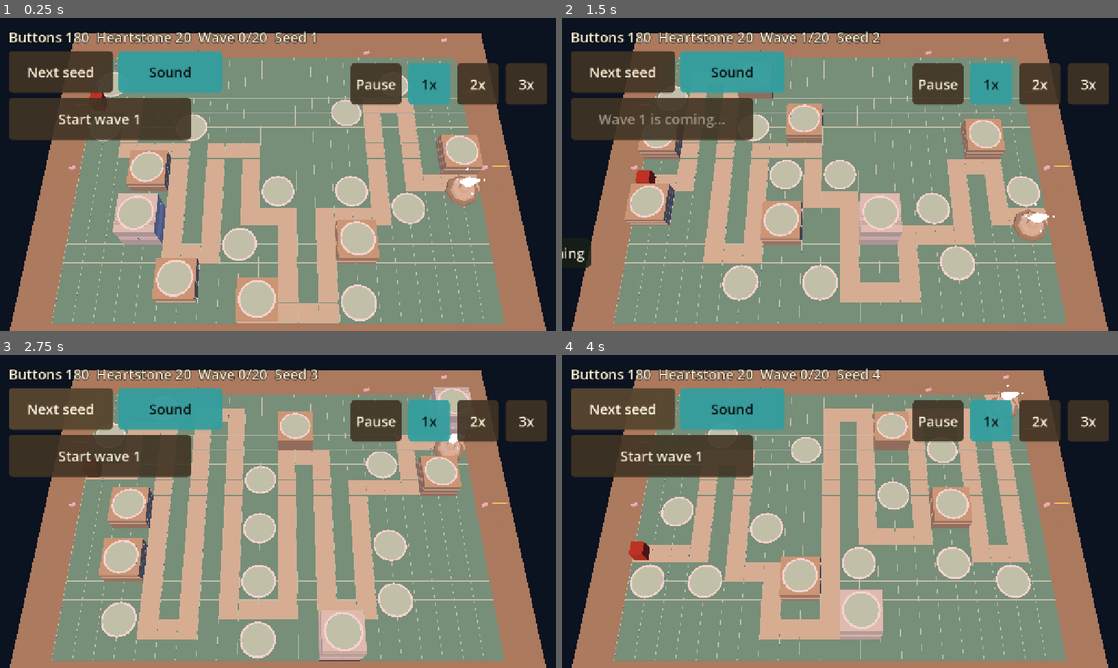
Above: before the commit, frames 1-4 (two rows, left to right).
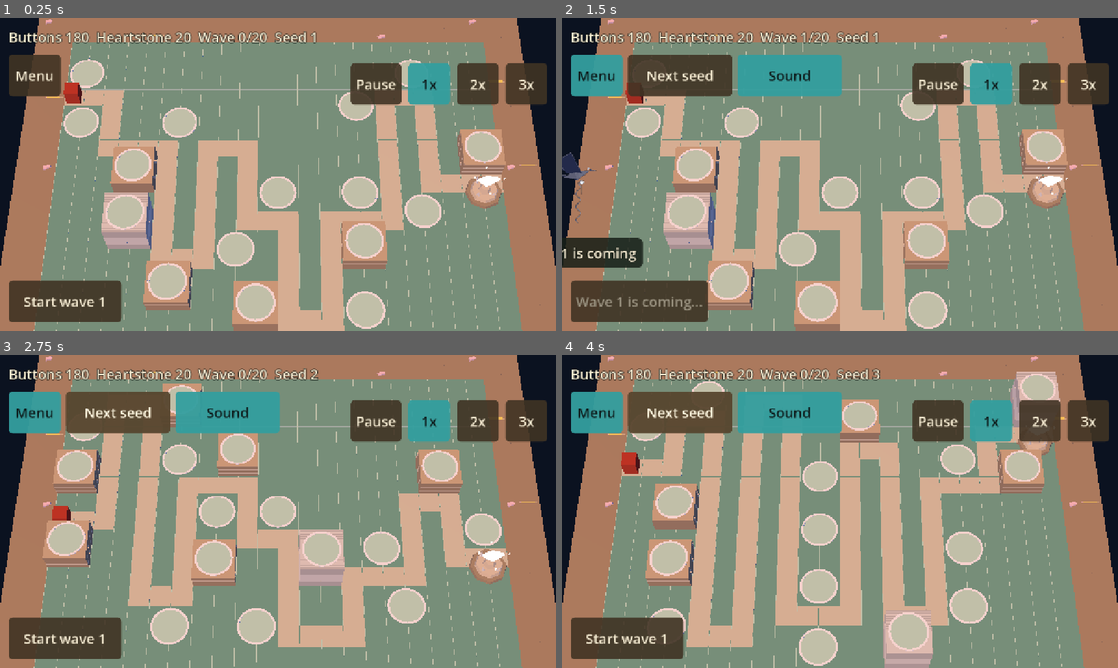
Above: after the commit, the same moments.

Repository: juanpalopez/psychic-bassoon
Game: Godot game, scene res://main.tscn
The game is run twice, just before and just after one commit, with the same random seed, the same clock (stepped at 60 frames per second) and the same inputs.
Inputs (mouse positions are in pixels of both pictures, inside the frame that each line leads up to):
- Up to frame 1 (0.25 s): no input
- Up to frame 2 (1.5 s): click (595, 74) at 0.5 s, where only the run after the commit has a clickable "Menu"; click "Start wave 1" at 1.25 s
- Up to frame 3 (2.75 s): click "Next seed" at 2 s
- Up to frame 4 (4 s): click "Start wave 1" at 2.75 s; click "Next seed" at 3.5 s

The runs differ from the first frame. In frame 1, 48% of the frame differs, in the area x 0-100%, y 0-100%; in frame 2, 57%; in frame 3, 59%; in frame 4, 62%.

Commit message:
feat(render): steeper camera, a lighter HUD and bigger units
Pitch 62 to 56 degrees with a 20 degree field of view, so pinching no longer
tilts the board to a shallow angle. The build menu and tower panel are a strip
along the bottom, Next seed and Sound move behind a Menu button, Start wave
sits bottom-left, foes and guards are bigger, and the crow is centred on the
real viewport width.

Closes #253

Co-Authored-By: Claude Sonnet 5.5 <noreply@anthropic.com>
Claude-Session: https://claude.ai/code/session_013kCD1gD2mF2bzJQYitQCV3

Diff:
--- a/godot/main.gd
+++ b/godot/main.gd
@@ -10,6 +10,9 @@
 extends Node3D
 
 const EARLY_RULES := preload("res://content/game_rules.gd")
+## The view a run starts in: a little closer than the whole board, so cells and units read
+## well; pinching out shows the whole board.
+const START_ZOOM := 0.0
 const MESSAGE_SECONDS := 2.0
 const FREE_COLOUR := Color(0.2, 0.9, 0.9, 0.55)
 const BLOCKED_COLOUR := Color(0.95, 0.3, 0.25, 0.55)
@@ -44,12 +47,19 @@
 @onready var _ring: RangeRing = $RangeRing
 @onready var _next_seed: Button = $Hud/NextSeed
 @onready var _sound: Button = $Hud/Sound
+@onready var _menu_button: Button = $Hud/MenuButton
 
 
 func _ready() -> void:
 	var from_url: Variant = _seed_from_url()
 	_start(from_url if from_url is int else _board.map_seed)
+	_rig.set_zoom(START_ZOOM)
 	add_child(_audio)
+	_menu_button.toggled.connect(
+		func(on: bool) -> void:
+			_next_seed.visible = on
+			_sound.visible = on
+	)
 	_sound.toggled.connect(func(on: bool) -> void: _audio.set_muted(not on))
 	$Hud.add_child(_crow)
 	_next_seed.pressed.connect(func() -> void: _start(_game.seed + 1))
--- a/godot/main.tscn
+++ b/godot/main.tscn
@@ -60,75 +60,88 @@
 
 [node name="Hud" type="CanvasLayer" parent="."]
 
+[node name="MenuButton" type="Button" parent="Hud"]
+theme = ExtResource("10_theme")
+custom_minimum_size = Vector2(120, 96)
+offset_left = 20.0
+offset_top = 84.0
+offset_right = 140.0
+offset_bottom = 180.0
+toggle_mode = true
+text = "Menu"
+
 [node name="NextSeed" type="Button" parent="Hud"]
+visible = false
 theme = ExtResource("10_theme")
 custom_minimum_size = Vector2(240, 96)
-offset_left = 20.0
-offset_top = 76.0
-offset_right = 260.0
-offset_bottom = 172.0
+offset_left = 152.0
+offset_top = 84.0
+offset_right = 392.0
+offset_bottom = 180.0
 text = "Next seed"
 
 [node name="Sound" type="Button" parent="Hud"]
+visible = false
 theme = ExtResource("10_theme")
 custom_minimum_size = Vector2(240, 96)
-offset_left = 272.0
-offset_top = 76.0
-offset_right = 512.0
-offset_bottom = 172.0
+offset_left = 404.0
+offset_top = 84.0
+offset_right = 644.0
+offset_bottom = 180.0
 toggle_mode = true
 button_pressed = true
 text = "Sound"
 
 [node name="LaunchWave" type="Button" parent="Hud"]
 theme = ExtResource("10_theme")
-custom_minimum_size = Vector2(420, 96)
+custom_minimum_size = Vector2(260, 96)
+anchor_top = 1.0
+anchor_bottom = 1.0
 offset_left = 20.0
-offset_top = 184.0
-offset_right = 440.0
-offset_bottom = 280.0
+offset_top = -116.0
+offset_right = 280.0
+offset_bottom = -20.0
+grow_vertical = 0
 text = "Start wave 1"
 
 [node name="Message" type="Label" parent="Hud"]
 theme = ExtResource("10_theme")
 visible = false
 anchor_left = 0.5
-anchor_top = 1.0
 anchor_right = 0.5
-anchor_bottom = 1.0
 offset_left = -400.0
-offset_top = -96.0
+offset_top = 84.0
 offset_right = 400.0
-offset_bottom = -40.0
+offset_bottom = 140.0
 grow_horizontal = 2
 horizontal_alignment = 1
 
 [node name="BuildMenu" type="PanelContainer" parent="Hud"]
 theme = ExtResource("10_theme")
 anchor_left = 1.0
-anchor_top = 0.5
+anchor_top = 1.0
 anchor_right = 1.0
-anchor_bottom = 0.5
-offset_left = -540.0
-offset_top = -130.0
+anchor_bottom = 1.0
+offset_left = -980.0
+offset_top = -140.0
 offset_right = -20.0
-offset_bottom = 170.0
+offset_bottom = -20.0
 grow_horizontal = 0
-grow_vertical = 2
+grow_vertical = 0
 script = ExtResource("6_menu")
 
 [node name="TowerPanel" type="PanelContainer" parent="Hud"]
 theme = ExtResource("10_theme")
 anchor_left = 1.0
-anchor_top = 0.5
+anchor_top = 1.0
 anchor_right = 1.0
-anchor_bottom = 0.5
-offset_left = -420.0
-offset_top = -150.0
+anchor_bottom = 1.0
+offset_left = -980.0
+offset_top = -140.0
 offset_right = -20.0
-offset_bottom = 250.0
+offset_bottom = -20.0
 grow_horizontal = 0
-grow_vertical = 2
+grow_vertical = 0
 script = ExtResource("9_panel")
 
 [node name="TopBar" type="HBoxContainer" parent="Hud"]
--- a/godot/render/camera_rig.gd
+++ b/godot/render/camera_rig.gd
@@ -1,8 +1,9 @@
 ## The board camera: it frames the whole board, and lets the player pan and zoom.
 ##
 ## The view is one number, `zoom`, from 0 (the whole board in view, looking down
-## at 65 degrees) to 1 (close, looking in at 30 degrees, cells about 120 px wide
-## on the 720 px canvas); a pinch or the mouse wheel moves it. A one-finger drag
+## at 62 degrees) to 1 (close, looking in at 56 degrees, cells about 120 px wide
+## on the 720 px canvas); a pinch or the mouse wheel moves it. The pitch barely changes:
+## a steep, nearly top-down view keeps units and sockets readable at every zoom. A one-finger drag
 ## pans, within the board and rubber-banding back after release. The field of
 ## view is about 35 degrees, landscape.
 ##
@@ -15,8 +16,8 @@
 ## The narrowest screen the rig frames for (a hidden canvas reports no size).
 const MIN_ASPECT := 0.5
 ## The pitch (degrees below the horizon) zoomed out and zoomed in.
-const MAX_PITCH := 65.0
-const MIN_PITCH := 30.0
+const MAX_PITCH := 62.0
+const MIN_PITCH := 56.0
 ## How wide a cell is, in pixels of the 720 px canvas, at the closest zoom.
 const CLOSEST_CELL_PIXELS := 120.0
 ## How far the target may leave the centre, as a share of the board's half size
@@ -31,9 +32,9 @@
 ## How fast the view settles when the finger lets go (per second).
 const SPRING := 14.0
 
-@export var fov_degrees: float = 35.0
+@export var fov_degrees: float = 20.0
 ## Room left around the board, as a share of its size.
-@export var margin: float = 1.05
+@export var margin: float = 1.0
 
 ## 0 is the whole board in view, 1 is the closest view.
 var zoom: float = 0.0
@@ -89,7 +90,7 @@
 	return distance
 
 
-## The pitch for a zoom: 65 degrees zoomed out, 30 degrees zoomed in.
+## The pitch for a zoom: 62 degrees zoomed out, 56 degrees zoomed in.
 static func pitch_for(zoom_value: float) -> float:
 	return lerpf(MAX_PITCH, MIN_PITCH, clampf(zoom_value, 0.0, 1.0))
 
--- a/godot/render/foes_view.gd
+++ b/godot/render/foes_view.gd
@@ -29,9 +29,9 @@
 ## scaled to that height with its feet on the road and faces +Z at yaw 0, keeps its own
 ## materials and is darkened as the foe is hurt; a missing file leaves the capsule.
 const MODELS := {
-	"scrapGoblin": {"path": "res://assets/models/enemies/scrap_goblin.glb", "height": 1.0},
-	"corrugatedOrc": {"path": "res://assets/models/enemies/corrugated_orc.glb", "height": 1.5},
-	"cardboardGolem": {"path": "res://assets/models/enemies/cardboard_golem.glb", "height": 2.4},
+	"scrapGoblin": {"path": "res://assets/models/enemies/scrap_goblin.glb", "height": 1.8},
+	"corrugatedOrc": {"path": "res://assets/models/enemies/corrugated_orc.glb", "height": 2.7},
+	"cardboardGolem": {"path": "res://assets/models/enemies/cardboard_golem.glb", "height": 4.2},
 }
 ## A foe that has not moved yet faces along the road, towards +x.
 const DEFAULT_YAW := PI / 2.0
--- a/godot/render/guards_view.gd
+++ b/godot/render/guards_view.gd
@@ -10,7 +10,7 @@
 ## Feet stand on the lane.
 const GROUND := Board.ROAD_HEIGHT
 const BODY_RADIUS := 0.2
-const BODY_HEIGHT := 0.7
+const BODY_HEIGHT := 1.0
 const BAR_WIDTH := 0.5
 const BAR_THICKNESS := 0.06
 const BAR_GAP := 0.12
--- a/godot/render/shots_view.gd
+++ b/godot/render/shots_view.gd
@@ -16,7 +16,7 @@
 ## Where up the drawn tower a shot leaves it, as a share of its height.
 const MUZZLE_SHARE := 0.8
 ## Where on a foe a shot or beam ends, above the ground.
-const BODY_HEIGHT := 0.4
+const BODY_HEIGHT := 0.7
 const SHOT_COLOUR := Color(1.0, 0.95, 0.6, 1.0)
 const BEAM_COLOUR := Color(0.9, 0.5, 1.0, 1.0)
 const RING_COLOUR := Color(1.0, 0.7, 0.3, 0.35)
--- a/godot/tests/render/test_camera_rig.gd
+++ b/godot/tests/render/test_camera_rig.gd
@@ -1,8 +1,8 @@
 ## The camera rig must fit the whole board for any landscape screen.
 extends GutTest
 
-const PITCH := 65.0  # the whole-board view is the most top-down one
-const FOV := 35.0
+const PITCH := 62.0  # the whole-board view is the most top-down one
+const FOV := 20.0
 const MARGIN := 1.05
 
 
@@ -80,12 +80,12 @@
 	assert_gt(camera.position.y, 0.0)
 
 
-func test_pitch_runs_from_65_degrees_zoomed_out_to_30_zoomed_in() -> void:
-	assert_eq(CameraRig.pitch_for(0.0), 65.0)
-	assert_eq(CameraRig.pitch_for(1.0), 30.0)
-	assert_almost_eq(CameraRig.pitch_for(0.5), 47.5, 1e-9)
-	assert_eq(CameraRig.pitch_for(-3.0), 65.0)
-	assert_eq(CameraRig.pitch_for(9.0), 30.0)
+func test_pitch_runs_from_62_degrees_zoomed_out_to_56_zoomed_in() -> void:
+	assert_eq(CameraRig.pitch_for(0.0), 62.0)
+	assert_eq(CameraRig.pitch_for(1.0), 56.0)
+	assert_almost_eq(CameraRig.pitch_for(0.5), 59.0, 1e-9)
+	assert_eq(CameraRig.pitch_for(-3.0), 62.0)
+	assert_eq(CameraRig.pitch_for(9.0), 56.0)
 
 
 func test_the_closest_view_is_never_further_than_the_fit_and_shows_big_cells() -> void:
@@ -116,7 +116,7 @@
 	rig.set_zoom(1.0)
 	assert_lt(camera.position.length(), far)
 	assert_gt(camera.rotation_degrees.x, far_pitch, "less negative: a lower angle")
-	assert_almost_eq(camera.rotation_degrees.x, -30.0, 1e-4)
+	assert_almost_eq(camera.rotation_degrees.x, -CameraRig.MIN_PITCH, 1e-4)
 
 
 func test_zoom_is_clamped_to_the_range() -> void:
--- a/godot/tests/test_camera_input.gd
+++ b/godot/tests/test_camera_input.gd
@@ -74,17 +74,19 @@
 	add_child_autofree(main)
 	await get_tree().process_frame
 	var rig := main.get_node("CameraRig") as CameraRig
+	var start := rig.zoom
+	assert_almost_eq(start, main.START_ZOOM, 1e-9, "a run starts a little zoomed in")
 	for wheel in [MOUSE_BUTTON_WHEEL_UP, MOUSE_BUTTON_WHEEL_UP]:
 		var event := InputEventMouseButton.new()
 		event.button_index = wheel
 		event.pressed = true
 		main._unhandled_input(event)
-	assert_almost_eq(rig.zoom, 2.0 * CameraRig.WHEEL_STEP, 1e-9)
+	assert_almost_eq(rig.zoom, start + 2.0 * CameraRig.WHEEL_STEP, 1e-9)
 	var down := InputEventMouseButton.new()
 	down.button_index = MOUSE_BUTTON_WHEEL_DOWN
 	down.pressed = true
 	main._unhandled_input(down)
-	assert_almost_eq(rig.zoom, CameraRig.WHEEL_STEP, 1e-9)
+	assert_almost_eq(rig.zoom, start + CameraRig.WHEEL_STEP, 1e-9)
 
 
 func test_a_second_finger_pinches_to_zoom() -> void:
--- a/godot/tests/test_guard_tent_flow.gd
+++ b/godot/tests/test_guard_tent_flow.gd
@@ -10,7 +10,7 @@
 	var menu := main.get_node("Hud/BuildMenu") as BuildMenu
 	main.select_cell(game.map.sockets[0])
 	var index := TOWERS.TOWER_IDS.find("guardTent")
-	assert_eq(menu.tower_buttons()[index].text, "Guard Tent  %d" % TOWERS.DEFS.guardTent.cost[0])
+	assert_eq(menu.tower_buttons()[index].text, "Guard Tent\n%d" % TOWERS.DEFS.guardTent.cost[0])
 	menu.tower_buttons()[index].pressed.emit()
 	main._process(0.05)
 
--- a/godot/tests/ui/test_messenger_crow.gd
+++ b/godot/tests/ui/test_messenger_crow.gd
@@ -145,3 +145,14 @@
 	var first: float = crow.get_child(0).position.y
 	crow.advance(0.2)
 	assert_eq(crow.get_child(0).position.y, first)
+
+
+func test_the_crow_holds_in_the_middle_of_the_screen_whatever_the_controls_size() -> void:
+	# a Control under a CanvasLayer can report a size of 0, which once put the crow off the left edge
+	var crow := _crow()
+	crow.size = Vector2.ZERO
+	crow.deliver("x")
+	crow.advance(ALERTS.CROW_FLY_SECONDS)
+	var middle := crow.get_viewport_rect().size.x / 2.0
+	var view_middle: float = crow.get_child(0).position.x + float(MessengerCrow.VIEW_SIZE) / 2.0
+	assert_almost_eq(view_middle, middle, 1.0)
--- a/godot/ui/build_menu.gd
+++ b/godot/ui/build_menu.gd
@@ -1,4 +1,4 @@
-## A panel with one button per tower, two to a row: its name and what it costs. It opens for a
+## A strip along the bottom with one button per tower: its name and what it costs. It opens for a
 ## free plot, greys out what the player cannot afford, and announces the choice;
 ## it does not touch the game (the scene turns the choice into a command).
 class_name BuildMenu
@@ -7,7 +7,7 @@
 signal tower_chosen(tower: String)
 
 const TOWERS := preload("res://content/towers.gd")
-const BUTTON_SIZE := Vector2(240.0, 96.0)
+const BUTTON_SIZE := Vector2(170.0, 96.0)
 
 ## The plot the menu was opened for.
 var cell := BoardSpace.NO_CELL
@@ -18,15 +18,16 @@
 
 func _ready() -> void:
 	visible = false
-	# two columns: five towers in one would reach the speed bar on a phone
-	var box := GridContainer.new()
-	box.columns = 2
+	# one row along the bottom, so the board above it stays in view
+	var box := HBoxContainer.new()
 	add_child(box)
 	for id in TOWERS.TOWER_IDS:
 		var button := Button.new()
 		var def: Dictionary = TOWERS.DEFS[id]
-		button.text = "%s  %d" % [def.name, def.cost[0]]
+		button.text = "%s\n%d" % [def.name, def.cost[0]]
 		button.custom_minimum_size = BUTTON_SIZE
+		# long names wrap inside the fixed width, so five towers fit in one row
+		button.autowrap_mode = TextServer.AUTOWRAP_WORD_SMART
 		button.pressed.connect(_choose.bind(id))
 		box.add_child(button)
 		_tower_buttons.append(button)
--- a/godot/ui/messenger_crow.gd
+++ b/godot/ui/messenger_crow.gd
@@ -17,6 +17,7 @@
 const BOB_SPEED := 6.0
 ## The model is about half a unit wide; the camera fills the square view with it.
 const CAMERA_POSITION := Vector3(0.0, 0.3, 1.5)
+const CAMERA_FOV := 30.0
 const CAMERA_TARGET := Vector3(0.0, 0.3, 0.0)
 const FACE_RIGHT_DEGREES := 90.0
 
@@ -161,7 +162,7 @@
 		_scroll.reset_size()
 	if not active:
 		return
-	var across := size.x + float(VIEW_SIZE)
+	var across := get_viewport_rect().size.x + float(VIEW_SIZE)
 	var x := position_fraction() * across - float(VIEW_SIZE)
 	var bob := 0.0 if reduced_motion else sin(_clock * BOB_SPEED) * BOB_HEIGHT
 	var y := TOP_MARGIN + bob
@@ -186,6 +187,7 @@
 	_container.add_child(_viewport)
 	var camera := Camera3D.new()
 	_viewport.add_child(camera)
+	camera.fov = CAMERA_FOV
 	camera.position = CAMERA_POSITION
 	camera.look_at(CAMERA_TARGET)
 	var light := DirectionalLight3D.new()
--- a/godot/ui/tower_panel.gd
+++ b/godot/ui/tower_panel.gd
@@ -7,7 +7,7 @@
 signal sell_pressed(tower_id: int)
 
 const TOWERS := preload("res://content/towers.gd")
-const BUTTON_SIZE := Vector2(240.0, 96.0)
+const BUTTON_SIZE := Vector2(200.0, 96.0)
 
 var _tower: Tower
 var _buttons := 0
@@ -21,13 +21,17 @@
 
 func _ready() -> void:
 	visible = false
-	var box := VBoxContainer.new()
-	add_child(box)
+	# a strip along the bottom: the words on the left, the two buttons beside them
+	var row := HBoxContainer.new()
+	add_child(row)
+	var words := VBoxContainer.new()
+	words.size_flags_horizontal = Control.SIZE_EXPAND_FILL
+	row.add_child(words)
 	for label in [_title, _stats]:
-		box.add_child(label)
+		words.add_child(label)
 	for button in [_upgrade, _sell]:
 		button.custom_minimum_size = BUTTON_SIZE
-		box.add_child(button)
+		row.add_child(button)
 	_upgrade.pressed.connect(func() -> void: upgrade_pressed.emit(_tower.id))
 	_sell.pressed.connect(func() -> void: sell_pressed.emit(_tower.id))
 
